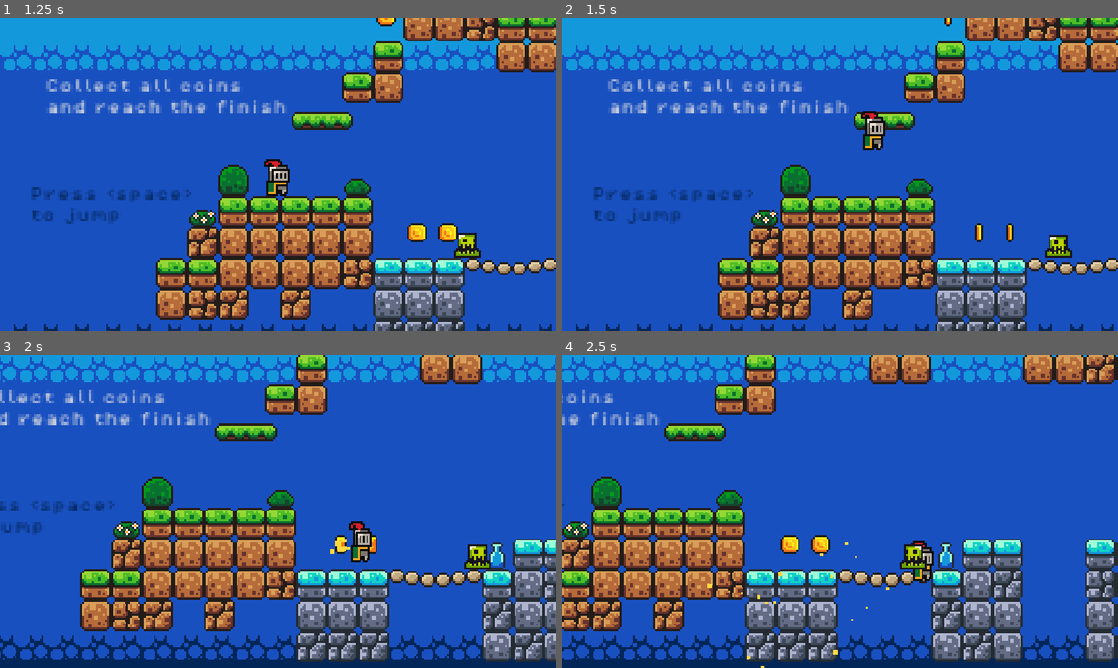
Above: before the commit, frames 1-4 (two rows, left to right).
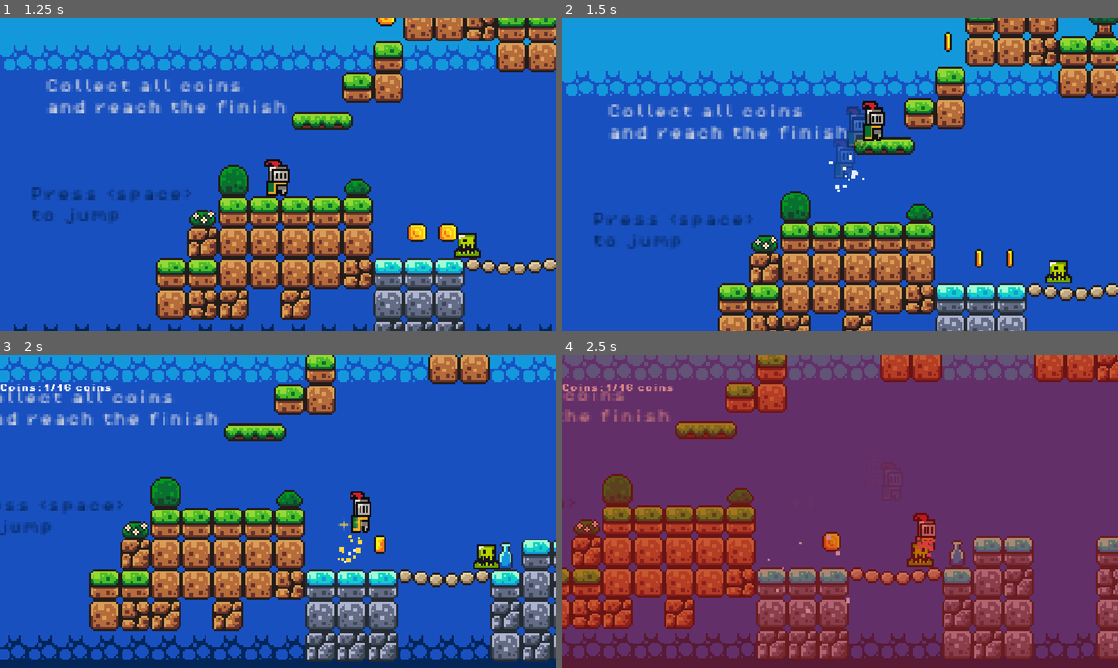
Above: after the commit, the same moments.

Repository: mrsanchez02/game-platform-godot
Game: Godot game, scene res://scenes/main_menu.tscn
Two runs of this game, one before a commit and one after it. Both use one fixed random seed, a clock stepped at 60 frames per second and the inputs below. Sound files missing from this copy of the repository are replaced by a short silence.
Inputs:
- Up to frame 1 (1.25 s): click "Start game" at 0.5 s
- Up to frame 2 (1.5 s): tap Space (jump) at 1.25, 1.35 s; hold D (move_right) from 1.28 s (still down)
- Up to frame 3 (2 s): keep holding D (move_right); tap Space (jump) at 1.52, 1.82 s
- Up to frame 4 (2.5 s): keep holding D (move_right); tap Space (jump) at 2, 2.1, 2.27 s

Frame 1 is identical in both runs. In frame 2, 37% of the frame differs, in the area x 0-100%, y 0-100%; in frame 3, 28%; in frame 4, 99%.
Error before the commit: Invalid assignment of property or key 'text' with value of type 'String' on a base object of type 'null instance'. (res://scripts/game_manager.gd:16)

Commit message:
feat: Refactor player jump mechanics and enhance movement feedback

Diff:
--- a/scripts/game_manager.gd
+++ b/scripts/game_manager.gd
@@ -1,11 +1,12 @@
 extends Node
 
-@onready var coins_collected: Label = $CoinsCollected
 @onready var congratulations: Label = $Congratulations
 @onready var label_5: Label = $"../Labels/Label5"
+@onready var coin_counter: Label = $"../HUBLayer/CoinCounter"
 
 var score: int = 0
 var allCoins := false
+const GO_COLOR  := Color(0.5, 0.779, 0.0, 1.0)
 
 func add_point():
 	score += 1
@@ -13,7 +14,8 @@
 		allCoins = true
 	if allCoins:
 		congratulations.visible = true
-	coins_collected.text = "You collected " + str(score) + "/16 coins"
+		coin_counter.add_theme_color_override("font_color", GO_COLOR)
+	coin_counter.text = "Coins:" + str(score) +"/16 coins"
 	return score
 
 func _on_timer_timeout() -> void:
--- a/scripts/kill_zone.gd
+++ b/scripts/kill_zone.gd
@@ -6,6 +6,7 @@
 	print("You died")
 	trigger_hit_rumble()
 	Engine.time_scale = 0.5
+	body.die()
 	body.get_node("CollisionShape2D").queue_free()
 	timer.start()
 
--- a/scripts/player.gd
+++ b/scripts/player.gd
@@ -11,12 +11,15 @@
 # Jump Buffering
 const COYOTE_TIME = 0.10  # still jumpable just after leaving a ledge
 const JUMP_BUFFER = 0.10  # a press just before landing still counts
+const MAX_AIR_JUMPS = 1       # extra jumps after leaving the ground
+const JUMP_STRETCH = 0.22   # stretch on take-off
+const DOUBLE_JUMP_VELOCITY = -260.0  # the second (air) jump, a touch weaker
 
 const SQUASH_STIFFNESS = 360.0  # higher = snappier recovery
-const SQUASH_DAMPING   = 16.0   # lower = more wobble and bounce
-const SPAWN_SQUASH     = 0.22   # the pop-in at level start
-const AIR_STRETCH_MAX  = 0.10   # subtle tall-stretch that grows with air speed
-const SQUASH_PIVOT     = 16.0   # keeps the feet planted while squashing
+const SQUASH_DAMPING = 16.0   # lower = more wobble and bounce
+const SPAWN_SQUASH = 0.22   # the pop-in at level start
+const AIR_STRETCH_MAX = 0.10   # subtle tall-stretch that grows with air speed
+const SQUASH_PIVOT = 16.0   # keeps the feet planted while squashing
 
 # Squash & stretch spring state (see _update_squash). squash > 0 = squashed
 # (wide & short), squash < 0 = stretched (tall & thin); it springs back to 0.
@@ -24,8 +27,44 @@
 var squash_vel := 0.0
 var base_sprite_y := 0.0
 
+# --- Runtime state ---
+var coyote_timer := 0.0
+var jump_buffer_timer := 0.0
+var air_jumps_left := 0
+var was_on_floor := false
+var is_dead := false
+var dust_cooldown := 0.0
+
+# --- Motion trail (after-images) ---
+# A short streak of fading ghost-sprites left behind by the flashy moves
+# (double jump, stomp bounce) to make them read as fast and powerful.
+var trail_timer := 0.0
+var afterimage_cooldown := 0.0
+const TRAIL_DURATION      = 0.35
+const AFTERIMAGE_INTERVAL = 0.05
+const TRAIL_COLOR = Color(0.6, 0.8, 1.0, 0.5)
+
+# --- Camera feel: shake, look-ahead, zoom punch ---
+var shake_strength := 0.0
+const SHAKE_DECAY = 28.0   # higher = shake settles back faster
+
+# Look-ahead: the camera leads slightly in the direction you're running so you
+# can see what you're moving into. The camera is a character too.
+var look_ahead_x := 0.0
+const LOOK_AHEAD       = 16.0   # how far the camera leads, in pixels
+const LOOK_AHEAD_SPEED = 4.0    # how quickly it eases to the lead position
+
+# Zoom "punch": a quick push-in on big impacts that springs back to normal.
+var base_zoom := Vector2.ONE
+var zoom_punch := 0.0
+const ZOOM_PUNCH_DECAY = 5.0
+
 @onready var animated_sprite: AnimatedSprite2D = $AnimatedSprite2D
-@onready var audio_jump: AudioStreamPlayer2D = $AudioJump
+@onready var jump_sound: AudioStreamPlayer = $jump_sound
+@onready var double_jump_sound: AudioStreamPlayer = $DoubleJump
+@onready var dust_particles: CPUParticles2D = $DustParticles
+@onready var hurt_sound: AudioStreamPlayer = $Hurt
+@onready var camera: Camera2D = $Camera2D
 
 func _ready():
 	add_to_group("player")
@@ -34,89 +73,75 @@
 
 func _process(delta: float) -> void:
 	_update_squash(delta)   # drive the squash/stretch spring every frame
+		# Decaying random shake, added on top of the look-ahead.
+	var shake_vec := Vector2.ZERO
+	if shake_strength > 0.0:
+		shake_strength = move_toward(shake_strength, 0.0, SHAKE_DECAY * delta)
+		shake_vec = Vector2(randf_range(-1.0, 1.0), randf_range(-1.0, 1.0)) * shake_strength
+
+	camera.offset = Vector2(look_ahead_x, 0.0) + shake_vec
+
+	# Zoom punch: push in on impact, then spring back to the resting zoom.
+	if zoom_punch > 0.0:
+		zoom_punch = move_toward(zoom_punch, 0.0, ZOOM_PUNCH_DECAY * delta)
 
 func _physics_process(delta: float) -> void:
 	# Add the gravity.
 	if not is_on_floor():
 		velocity += get_gravity() * delta
 
-	# Handle jump.
-	if Input.is_action_just_pressed("jump") and is_on_floor():
+	_handle_jump(delta)
+	_update_animation()
+	_handle_movement(delta)
+	_update_trail(delta)
+	move_and_slide()
+	pass
+
+func _handle_jump(delta):
+	# Tick down the two forgiveness timers.
+	if is_on_floor():
+		coyote_timer = COYOTE_TIME
+		air_jumps_left = MAX_AIR_JUMPS
+	else:
+		coyote_timer = max(coyote_timer - delta, 0.0)
+
+	if Input.is_action_just_pressed("jump"):
 		Juice.trigger_hit_rumble()
-		audio_jump.play()
-		#_handle_jump(delta)
-		velocity.y = JUMP_VELOCITY
-		_squash_impulse(0.22)
-
-	# Variable jump height
+		jump_buffer_timer = JUMP_BUFFER
+	else:
+		jump_buffer_timer = max(jump_buffer_timer - delta, 0.0)
+
+	# A buffered press + coyote grace = a ground jump.
+	if jump_buffer_timer > 0.0 and coyote_timer > 0.0:
+		_do_jump(JUMP_VELOCITY)
+		_play_varied(jump_sound)
+		jump_buffer_timer = 0.0
+		coyote_timer = 0.0
+	# Otherwise spend an air jump (double jump) with its own pop of feedback.
+	elif jump_buffer_timer > 0.0 and air_jumps_left > 0:
+		Juice.trigger_hit_rumble()
+		_do_jump(DOUBLE_JUMP_VELOCITY)
+		_play_varied(double_jump_sound)
+		Juice.spawn_burst(global_position + Vector2(0, -6), Color(0.9, 0.95, 1.0), 8, 70.0)
+		trail_timer = TRAIL_DURATION   # streak out of the double jump
+		air_jumps_left -= 1
+		jump_buffer_timer = 0.0
+
+	# Variable jump height: let go early and the jump is cut short.
 	if Input.is_action_just_released("jump") and velocity.y < 0.0:
 		velocity.y *= JUMP_CUT
 
-	# Get the input direction: -1, 0, 1
-	var direction := Input.get_axis("move_left", "move_right")
-
-	# Flip the sprite
-	if direction > 0:
-		animated_sprite.flip_h = false
-	elif direction < 0:
-		animated_sprite.flip_h = true
-
-	# Play animations
-	if is_on_floor():
-		if direction == 0:
-			animated_sprite.play('idle')
-		else:
-			animated_sprite.play('run')
-	else:
-		animated_sprite.play('jump')
-
-	# Applying movement
-	if direction != 0.0:
-		var accel := ACCEL if is_on_floor() else AIR_ACCELERATION
-		velocity.x = move_toward(velocity.x, direction * SPEED, accel * delta)
-	else:
-		var fric := FRICTION if is_on_floor() else AIR_FRICTION
-		velocity.x = move_toward(velocity.x, 0.0, fric * delta)
-
-	move_and_slide()
-
-#func trigger_hit_rumble():
-	#var device_id = 0 # Default player 1 gamepad
-	#var weak_motor = 0.4 # High-frequency rumble (subtle buzz)
-	#var strong_motor = 0.8 # Low-frequency rumble (heavy impact)
-	#var duration = 0.1 # In seconds
-#
-	#Input.start_joy_vibration(device_id, weak_motor, strong_motor, duration)
-
-#func _handle_jump(delta):
-	#var coyote_timer
-	#var jump_buffer_timer
-	#if is_on_floor():
-		#coyote_timer = COYOTE_TIME
-	#else:
-		#coyote_timer = max(coyote_timer - delta, 0.0)
-#
-	#if Input.is_action_just_pressed("jump"):
-		#jump_buffer_timer = JUMP_BUFFER
-	#else:
-		#jump_buffer_timer = max(jump_buffer_timer - delta, 0.0)
-		#
-	## A buffered press plus coyote grace = a jump. Neither has to be exact.
-	#if jump_buffer_timer > 0.0 and coyote_timer > 0.0:
-		#velocity.y = JUMP_VELOCITY
-		#jump_buffer_timer = 0.0
-		#coyote_timer = 0.0
-# "Kick" the spring. Positive = squash (wide, short); negative = stretch (tall).
+func _do_jump(jump_force: float):
+	velocity.y = jump_force
+	_squash_impulse(-JUMP_STRETCH)   # stretch tall on take-off
+	_spawn_dust(6)
+
 func _squash_impulse(amount: float):
 	squash = amount
 	squash_vel = 0.0
 
 # Integrate the spring every frame and write it to the sprite's scale.
 func _update_squash(delta):
-	#var force := -SQUASH_STIFFNESS * squash - SQUASH_DAMPING * squash_vel
-	#squash_vel += force * delta
-	#squash += squash_vel * delta
-	#animated_sprite.scale = Vector2(1.0 + squash, 1.0 - squash)
 	if animated_sprite == null:
 		return
 	var d = minf(delta, 0.033)   # guard the spring against frame-time spikes
@@ -128,3 +153,106 @@
 	squash += squash_vel * d
 	animated_sprite.scale = Vector2(1.0 + squash, 1.0 - squash)
 	animated_sprite.position.y = base_sprite_y + SQUASH_PIVOT * squash
+
+func _spawn_dust(amount: int):
+	dust_particles.amount = max(1, amount)
+	dust_particles.restart()
+
+#  PLAY ANIMATION
+func _update_animation():
+	if not is_on_floor():
+		animated_sprite.play("jump")
+	elif abs(velocity.x) > 10.0:
+		animated_sprite.play("run")
+	else:
+		animated_sprite.play("idle")
+
+func _handle_movement(delta):
+		# Get the input direction: -1, 0, 1
+	var direction := Input.get_axis("move_left", "move_right")
+
+	# Flip the sprite
+	if direction > 0:
+		animated_sprite.flip_h = false
+	elif direction < 0:
+		animated_sprite.flip_h = true
+	if direction != 0.0:
+		var accel := ACCEL if is_on_floor() else AIR_ACCELERATION
+		velocity.x = move_toward(velocity.x, direction * SPEED, accel * delta)
+	else:
+		var fric := FRICTION if is_on_floor() else AIR_FRICTION
+		velocity.x = move_toward(velocity.x, 0.0, fric * delta)
+
+	if is_on_floor() and abs(velocity.x) > 40.0:
+		dust_cooldown -= delta
+		if dust_cooldown <= 0.0:
+			dust_cooldown = 0.2
+			_spawn_dust(3)
+
+func die():
+	if is_dead:
+		return
+	is_dead = true
+
+	_play_varied(hurt_sound)
+	Juice.spawn_burst(global_position + Vector2(0, -6), Color(1.0, 0.4, 0.4), 22, 150.0)
+	Juice.flash_screen(Color(0.7, 0.05, 0.05, 0.55), 0.5)   # red full-screen hit-flash
+	#Music.duck()                                            # drop + muffle the music
+	add_shake(7.0)
+	add_zoom_punch(0.18)
+	velocity = Vector2.ZERO
+	set_physics_process(false)
+	$CollisionShape2D.set_deferred("disabled", true)
+
+	# Dramatic slow-mo, then restart.
+	Engine.time_scale = 0.4
+	await get_tree().create_timer(0.8, true, false, true).timeout
+	Engine.time_scale = 1.0
+	get_tree().reload_current_scene()
+
+
+func _spawn_afterimage():
+	var frames: SpriteFrames = animated_sprite.sprite_frames
+	if frames == null:
+		return
+	var ghost := Sprite2D.new()
+	ghost.texture = frames.get_frame_texture(animated_sprite.animation, animated_sprite.frame)
+	ghost.global_position = animated_sprite.global_position
+	ghost.flip_h = animated_sprite.flip_h
+	ghost.scale = animated_sprite.scale
+	ghost.modulate = TRAIL_COLOR
+	ghost.z_index = 4   # behind the player (z_index 5)
+
+	var scene := get_tree().current_scene
+	if scene == null:
+		return
+	scene.add_child(ghost)
+
+	var tween := ghost.create_tween()
+	tween.tween_property(ghost, "modulate:a", 0.0, 0.25)
+	tween.tween_callback(ghost.queue_free)
+
+#-----------------
+# FEEDBACKS
+#-----------------
+# Plays a sound with a little random pitch so repeated actions never sound
+# identical — the cheapest way to kill "repetition fatigue" in the SFX.
+func _play_varied(sound: AudioStreamPlayer, low := 0.92, high := 1.09):
+	sound.pitch_scale = randf_range(low, high)
+	sound.play()
+
+func add_shake(amount: float):
+	shake_strength = max(shake_strength, amount)
+
+func add_zoom_punch(amount: float):
+	zoom_punch = max(zoom_punch, amount)
+
+# While the trail timer is active, drop a fading ghost on a fixed cadence.
+func _update_trail(delta: float):
+	if trail_timer <= 0.0:
+		return
+	trail_timer -= delta
+	afterimage_cooldown -= delta
+	if afterimage_cooldown <= 0.0:
+		afterimage_cooldown = AFTERIMAGE_INTERVAL
+		_spawn_afterimage()
